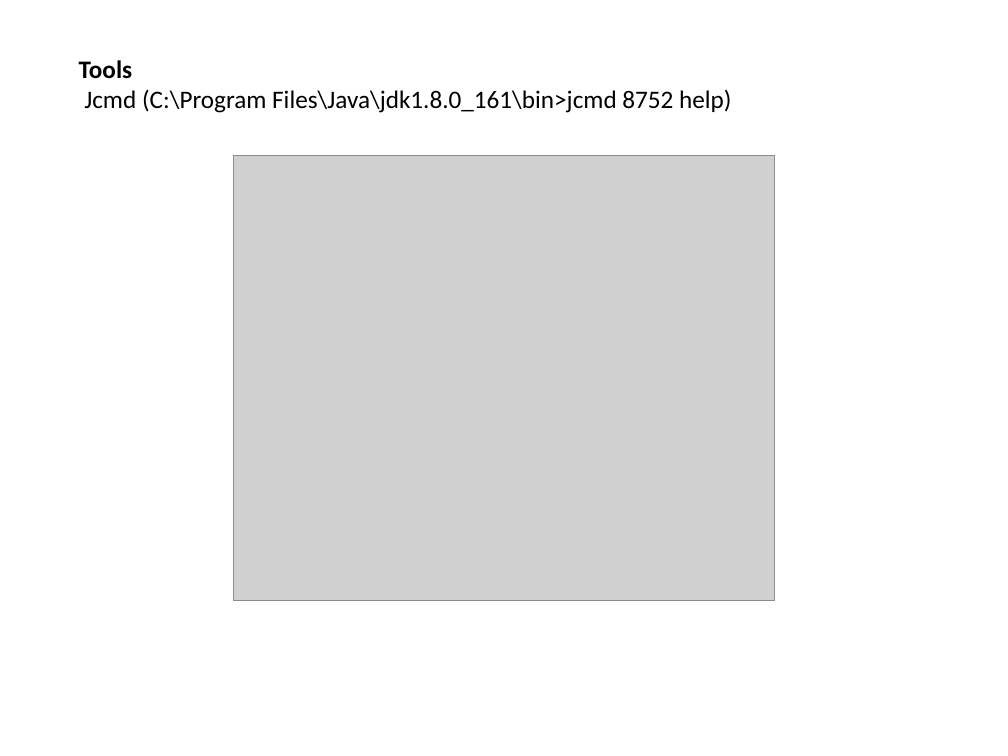
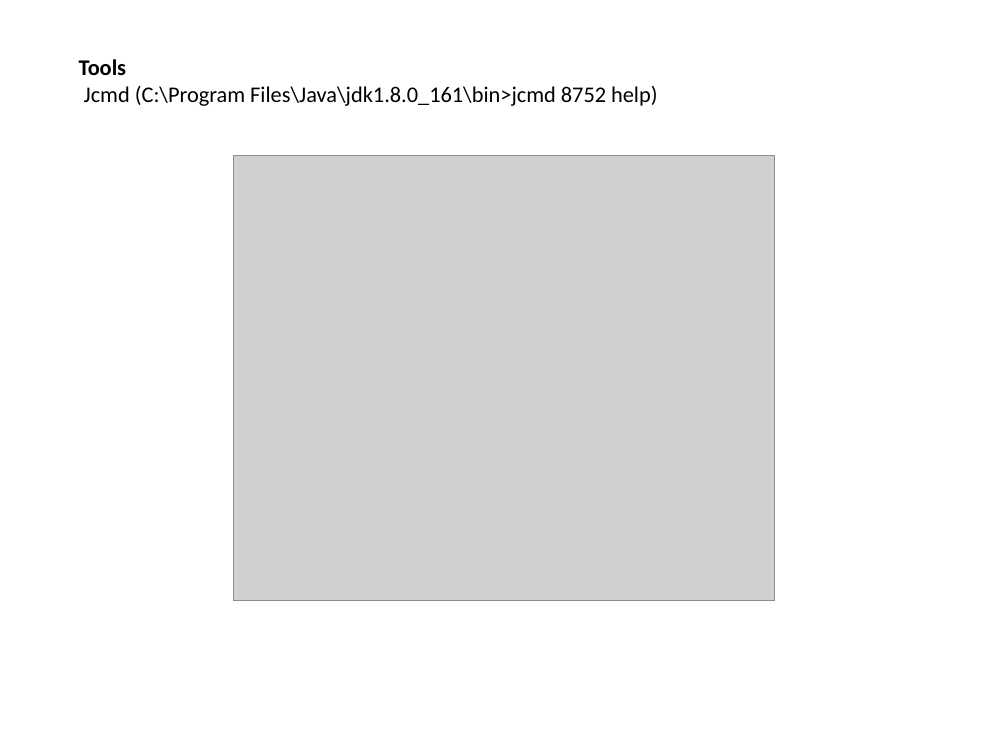
Before and after one commit to mdparthi/JavaPerformanceTuning, a slide deck: slide 2 of JPTInfo.pptx. Drawn at 1008x756 pixels with LibreOffice and Linux fonts; fonts in the diff are those of the drawing; grey boxes stand for pictures. Boxes give left, top, right and bottom in pixels: in the first picture for what was removed or moved away, otherwise in the second. Text is boxed around its words. In the diff, an @@ line names an element or a change of style, - is before the commit and + after.

```diff
--- a/JPTInfo.pptx
+++ b/JPTInfo.pptx
@@ text "Tools" at <box>79,59,657,106</box>: size 18 to 16 pt @@
```
Also in this commit, not shown: 3 other slides changed, 2 slides added, 6 other files.
